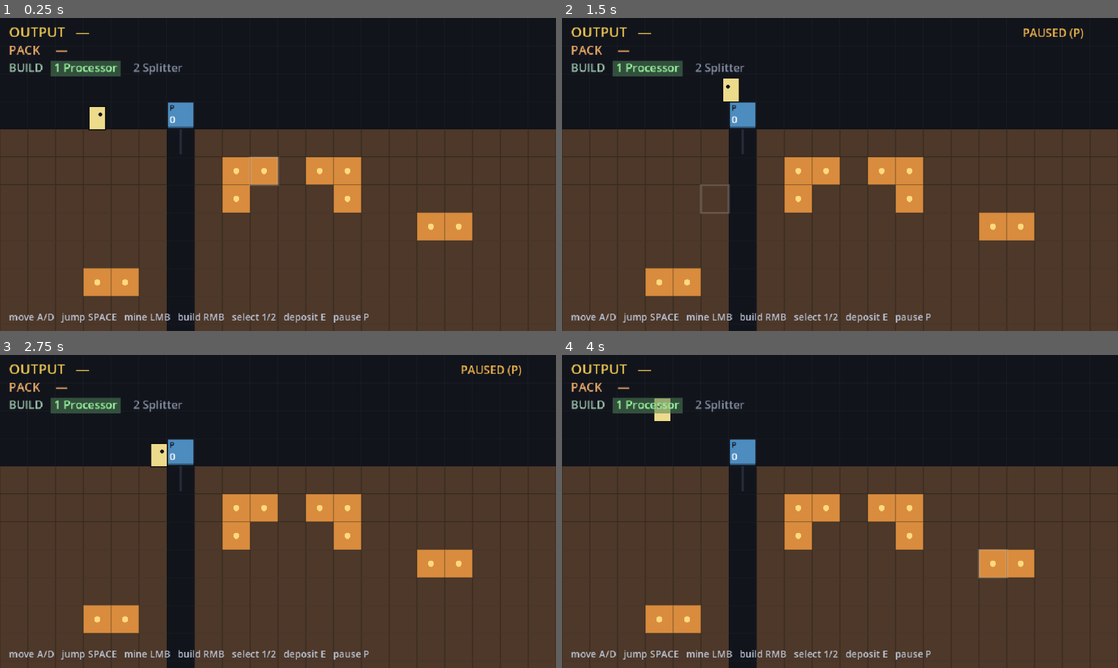
Above: before the commit, frames 1-4 (two rows, left to right).
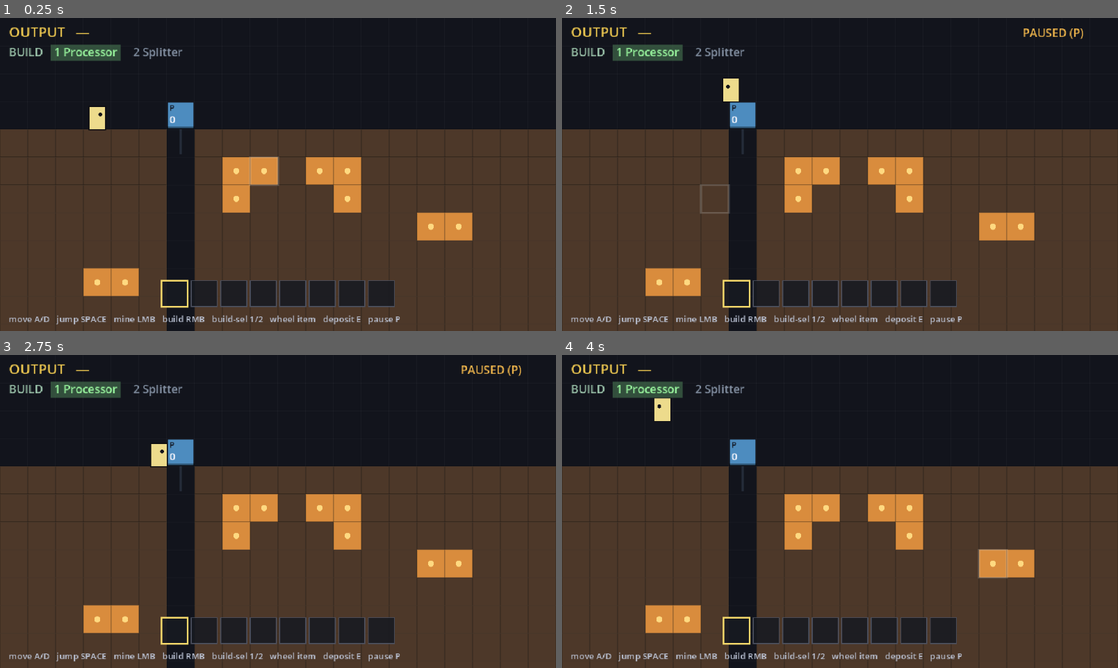
Above: after the commit, the same moments.

Repository: teohondascully/sinkforge
Game: Godot game, scene res://scenes/main.tscn
Same seed, same stepped clock (60 frames per second), same inputs: the game is played once before the commit and once after it.
Inputs (mouse positions are in pixels of both pictures, inside the frame that each line leads up to):
- Up to frame 1 (0.25 s): no input
- Up to frame 2 (1.5 s): tap Enter at 0.5 s; move the mouse to (962, 158) at 0.52 s; hold Right 0.53-1.28 s; tap P at 0.6 s; click (962, 158) at 0.67 s; tap Space at 0.77 s; move the mouse to (728, 190) at 1.27 s; hold Left from 1.28 s (still down); tap E at 1.35 s; click (728, 190) at 1.42 s
- Up to frame 3 (2.75 s): tap Space at 1.52 s; move the mouse to (333, 442) at 2.02 s; release Left at 2.03 s; hold Right from 2.03 s (still down); tap 1 at 2.1 s; click (333, 442) at 2.17 s
- Up to frame 4 (4 s): tap Space at 2.75, 3.02, 3.77 s; move the mouse to (812, 574) at 2.77 s; release Right at 2.78 s; hold Up 2.78-3.53 s; tap P at 2.85 s; click (812, 574) at 2.92 s; move the mouse to (1006, 558) at 3.52 s; hold Left from 3.53 s (still down); tap E at 3.6 s; click (1006, 558) at 3.67 s

The runs differ from the first frame. In frame 1, 5.9% of the frame differs, in the area x 1-72%, y 8-98%; in frame 2, 5.9%; in frame 3, 5.9%; in frame 4, 5.9%.

Commit message:
feat(inventory): real slot-based hotbar (substrate for building economics)
Replace the flat "PACK ore 1" text with a Minecraft/Terraria-style hotbar:
a centred row of INVENTORY_SLOTS bordered slots, each carried item shown as
an icon + count, the active slot highlighted. Mouse-wheel cycles the active
slot; E now deposits the SELECTED item (generalizes the hardcoded-ore
deposit). Backed by the sim's existing `inventory` via a new pure-read
`inventory_slots()` accessor (ordered {item,count}, insertion-order stable)
— no determinism change, the dict stays the source of truth. No hard carry
cap yet (a feel knob for the economics/trip-friction pass).

This is the held-resource surface the build economy plugs into next
(machines-as-items / ingots-as-currency).

Harness: +_test_inventory_slots (empty pack, stacking, second-type ordering).
50 sim checks PASS; motion in tolerance; eyeballed the hotbar render.

Diff:
--- a/scenes/hud.gd
+++ b/scenes/hud.gd
@@ -1,10 +1,12 @@
 class_name Hud
 extends Node2D
 
-## Screen-fixed HUD for P2·S1a. Lives under a CanvasLayer so the follow-camera does NOT scroll it.
-## Reads the sim only (the running OUTPUT total) and shows the controls. Drawn in screen space.
+## Screen-fixed HUD. Lives under a CanvasLayer so the follow-camera does NOT scroll it. Reads the sim
+## only (OUTPUT total + the carried inventory) and shows the controls. Drawn in screen space.
 
 const CANVAS := Vector2(640, 360)
+const SLOT: float = 30.0        ## inventory hotbar slot size
+const SLOT_GAP: float = 4.0
 
 var sim: FactorySim
 var _font: Font = ThemeDB.fallback_font
@@ -12,6 +14,8 @@
 ## The hand-build palette (set by MainView): the machine names you can place, and which is selected.
 var palette_names: PackedStringArray = []
 var selected_getter: Callable
+## The active carried-item slot in the inventory hotbar (set by MainView; mouse-wheel cycles it).
+var inv_selected_getter: Callable
 
 
 func _process(_delta: float) -> void:
@@ -21,25 +25,24 @@
 func _draw() -> void:
 	draw_string(_font, Vector2(10, 22), "OUTPUT   %s" % _buf(sim.sink),
 		HORIZONTAL_ALIGNMENT_LEFT, -1, 16, Color(0.95, 0.80, 0.32))
-	draw_string(_font, Vector2(10, 42), "PACK     %s" % _buf(sim.inventory),
-		HORIZONTAL_ALIGNMENT_LEFT, -1, 14, Color(0.90, 0.66, 0.40))
 	_draw_palette()
-	draw_string(_font, Vector2(10, CANVAS.y - 12),
-		"move A/D   jump SPACE   mine LMB   build RMB   select 1/2   deposit E   pause P",
-		HORIZONTAL_ALIGNMENT_LEFT, -1, 11, Color(0.75, 0.78, 0.85))
+	_draw_inventory()
+	draw_string(_font, Vector2(10, CANVAS.y - 10),
+		"move A/D   jump SPACE   mine LMB   build RMB   build-sel 1/2   wheel item   deposit E   pause P",
+		HORIZONTAL_ALIGNMENT_LEFT, -1, 10, Color(0.75, 0.78, 0.85))
 	if paused_getter.is_valid() and bool(paused_getter.call()):
 		draw_string(_font, Vector2(CANVAS.x - 110, 22), "PAUSED (P)",
 			HORIZONTAL_ALIGNMENT_LEFT, -1, 13, Color(0.95, 0.72, 0.30))
 
 
 ## The build palette, with the selected machine boxed/brightened — so RMB-to-build has a visible
-## current choice (1/2 cycle it). Drawn in screen space under the PACK readout.
+## current choice (1/2 cycle it). Drawn top-left under OUTPUT.
 func _draw_palette() -> void:
 	if palette_names.is_empty():
 		return
 	var sel: int = int(selected_getter.call()) if selected_getter.is_valid() else 0
 	var x: float = 10.0
-	var y: float = 62.0
+	var y: float = 44.0
 	draw_string(_font, Vector2(x, y), "BUILD", HORIZONTAL_ALIGNMENT_LEFT, -1, 13, Color(0.62, 0.78, 0.68))
 	x += 52.0
 	for i: int in palette_names.size():
@@ -53,6 +56,38 @@
 		x += w + 18.0
 
 
+## The carried pack as a hotbar of slots (icon + count), centred along the bottom. The active slot
+## (mouse-wheel) is highlighted; it's the item E deposits. Reads `sim.inventory_slots()`.
+func _draw_inventory() -> void:
+	var slots: Array[Dictionary] = sim.inventory_slots()
+	var n: int = FactorySim.INVENTORY_SLOTS
+	var sel: int = int(inv_selected_getter.call()) if inv_selected_getter.is_valid() else 0
+	var total_w: float = n * SLOT + (n - 1) * SLOT_GAP
+	var x0: float = (CANVAS.x - total_w) * 0.5
+	var y: float = CANVAS.y - 28.0 - SLOT
+	for i: int in n:
+		var sx: float = x0 + float(i) * (SLOT + SLOT_GAP)
+		var slot_rect := Rect2(sx, y, SLOT, SLOT)
+		draw_rect(slot_rect, Color(0.09, 0.10, 0.13, 0.88))
+		var active: bool = i == sel
+		draw_rect(slot_rect, Color(0.96, 0.85, 0.42) if active else Color(0.30, 0.32, 0.38),
+			false, 2.0 if active else 1.0)
+		if i < slots.size():
+			var item: StringName = slots[i]["item"]
+			var count: int = int(slots[i]["count"])
+			draw_rect(Rect2(sx + 5.0, y + 4.0, SLOT - 10.0, SLOT - 13.0), _item_color(item))
+			draw_string(_font, Vector2(sx + 4.0, y + SLOT - 4.0), str(count),
+				HORIZONTAL_ALIGNMENT_LEFT, -1, 11, Color(0.97, 0.97, 0.99))
+
+
+func _item_color(item: StringName) -> Color:
+	if item == &"ore":
+		return Color(0.88, 0.52, 0.24)
+	if item == &"ingot":
+		return Color(0.97, 0.85, 0.42)
+	return Color(0.70, 0.72, 0.78)
+
+
 func _buf(d: Dictionary) -> String:
 	if d.is_empty():
 		return "—"
--- a/scenes/main.gd
+++ b/scenes/main.gd
@@ -39,6 +39,10 @@
 ## dig-by-hand loop intact (manual→automated pillar; see DECISIONS 2026-06-27).
 var _palette: Array[MachineDef] = []
 var _selected: int = 0
+## Which carried-item slot is active in the inventory hotbar (mouse-wheel cycles it). The selected
+## item is what E deposits — the inventory is the player's held-resource surface (substrate the build
+## economy will plug machines/ingots into next).
+var _inv_selected: int = 0
 ## Cosmetic falling sprites: {from: Vector2, to: Vector2, t: float, color: Color} in WORLD coords.
 var _falling: Array[Dictionary] = []
 
@@ -75,6 +79,7 @@
 		names.append(def.display_name)
 	hud.palette_names = names
 	hud.selected_getter = func() -> int: return _selected
+	hud.inv_selected_getter = func() -> int: return _inv_selected
 	layer.add_child(hud)
 	add_child(layer)
 
@@ -119,8 +124,13 @@
 				_selected = key.keycode - KEY_1
 	elif event is InputEventMouseButton:
 		var mb := event as InputEventMouseButton
-		if mb.pressed and mb.button_index == MOUSE_BUTTON_RIGHT:
-			_try_build()
+		if mb.pressed:
+			if mb.button_index == MOUSE_BUTTON_RIGHT:
+				_try_build()
+			elif mb.button_index == MOUSE_BUTTON_WHEEL_DOWN:
+				_cycle_inventory(1)
+			elif mb.button_index == MOUSE_BUTTON_WHEEL_UP:
+				_cycle_inventory(-1)
 
 
 # --- world-interaction tools (mining / depositing): discrete sim edits only ---
@@ -136,15 +146,29 @@
 		_mine_cooldown = MINE_TIME
 
 
-## Hand all carried ore into the nearest machine within reach (the manual half of the arc).
+## Hand the SELECTED carried item into the nearest machine within reach (the manual half of the arc).
 func _deposit_into_reach() -> void:
-	var carried: int = int(sim.inventory.get(&"ore", 0))
+	var slots: Array[Dictionary] = sim.inventory_slots()
+	if slots.is_empty():
+		return
+	var sel: int = clampi(_inv_selected, 0, slots.size() - 1)
+	var item: StringName = slots[sel]["item"]
+	var carried: int = int(slots[sel]["count"])
 	if carried <= 0:
 		return
 	for machine: MachineState in sim.machines:
 		if _can_reach(machine.cell):
-			sim.deposit(machine.cell, &"ore", carried)
+			sim.deposit(machine.cell, item, carried)
 			return
+
+
+## Move the active hotbar slot, wrapping across the items currently carried.
+func _cycle_inventory(dir: int) -> void:
+	var n: int = sim.inventory_slots().size()
+	if n <= 0:
+		_inv_selected = 0
+		return
+	_inv_selected = (_inv_selected + dir + n) % n
 
 
 ## RMB build verb: standing in reach of the aimed cell, place the selected machine on an open cell,
--- a/src/core/factory_sim.gd
+++ b/src/core/factory_sim.gd
@@ -28,8 +28,12 @@
 var solid: Dictionary = {}
 ## What the player is carrying (item StringName -> count). Session state owned by the sim (so it is
 ## deterministic + serializable); the avatar only triggers discrete mine/deposit calls. Counted as
-## "items present" for conservation.
+## "items present" for conservation. Rendered as the inventory hotbar (see `inventory_slots`).
 var inventory: Dictionary = {}
+## How many distinct stacks the carried pack shows as hotbar slots. The pack is intentionally small
+## (GDD: a limited pack forces hauling trips). No hard capacity is ENFORCED yet — that's a feel/
+## economy knob to turn when trip-friction is the thing being tuned (with the build economy).
+const INVENTORY_SLOTS: int = 8
 ## Placed machines in insertion order, for deterministic iteration.
 var machines: Array[MachineState] = []
 ## Items that have fallen out the bottom of a column. The prototype's running output total.
@@ -88,6 +92,16 @@
 		inventory[&"ore"] = int(inventory.get(&"ore", 0)) + 1
 		total_produced[&"ore"] = int(total_produced.get(&"ore", 0)) + 1
 	return material
+
+
+## The carried pack as an ordered list of {item, count} for the inventory hotbar UI. Dictionaries
+## preserve insertion order, so the slot layout is stable as items are picked up. Pure read over
+## `inventory` — no behaviour or determinism change.
+func inventory_slots() -> Array[Dictionary]:
+	var slots: Array[Dictionary] = []
+	for item: StringName in inventory:
+		slots.append({"item": item, "count": int(inventory[item])})
+	return slots
 
 
 ## Player action: hand items from the pack into the machine at `cell` (its input buffer). Returns
--- a/tests/run_tests.gd
+++ b/tests/run_tests.gd
@@ -20,6 +20,7 @@
 	_test_terrain()
 	_test_mining_and_deposit()
 	_test_hand_built_chain()
+	_test_inventory_slots()
 	if _failures == 0:
 		print("ALL PASS")
 		quit(0)
@@ -239,3 +240,22 @@
 		_check(present == net, "%s conserved in the hand-built chain (present=%d, net=%d)" % [item, present, net])
 	sim.remove_machine(Vector2i(7, 4))  # pick a machine back up
 	_check(sim.machine_at(Vector2i(7, 4)) == null, "picked the processor back up (cell is buildable again)")
+
+
+## The carried pack surfaces as an ordered slot list for the hotbar — one stack per item type, in
+## stable insertion order, counts correct. Pure read; the inventory dict stays the source of truth.
+func _test_inventory_slots() -> void:
+	print("- inventory slots")
+	var sim: FactorySim = FactorySim.new()
+	_check(sim.inventory_slots().is_empty(), "empty pack = no slots")
+	sim.set_solid(Vector2i(1, 1), &"ore")
+	sim.set_solid(Vector2i(1, 2), &"ore")
+	sim.mine(Vector2i(1, 1))
+	sim.mine(Vector2i(1, 2))
+	var slots: Array[Dictionary] = sim.inventory_slots()
+	_check(slots.size() == 1, "two ore = one stack")
+	_check(slots[0]["item"] == &"ore" and int(slots[0]["count"]) == 2, "ore stack shows count 2")
+	sim.inventory[&"ingot"] = 3  # a second item type appears as a second slot, after ore
+	slots = sim.inventory_slots()
+	_check(slots.size() == 2, "second item type = second slot")
+	_check(slots[1]["item"] == &"ingot" and int(slots[1]["count"]) == 3, "insertion order preserved (ore, then ingot)")
